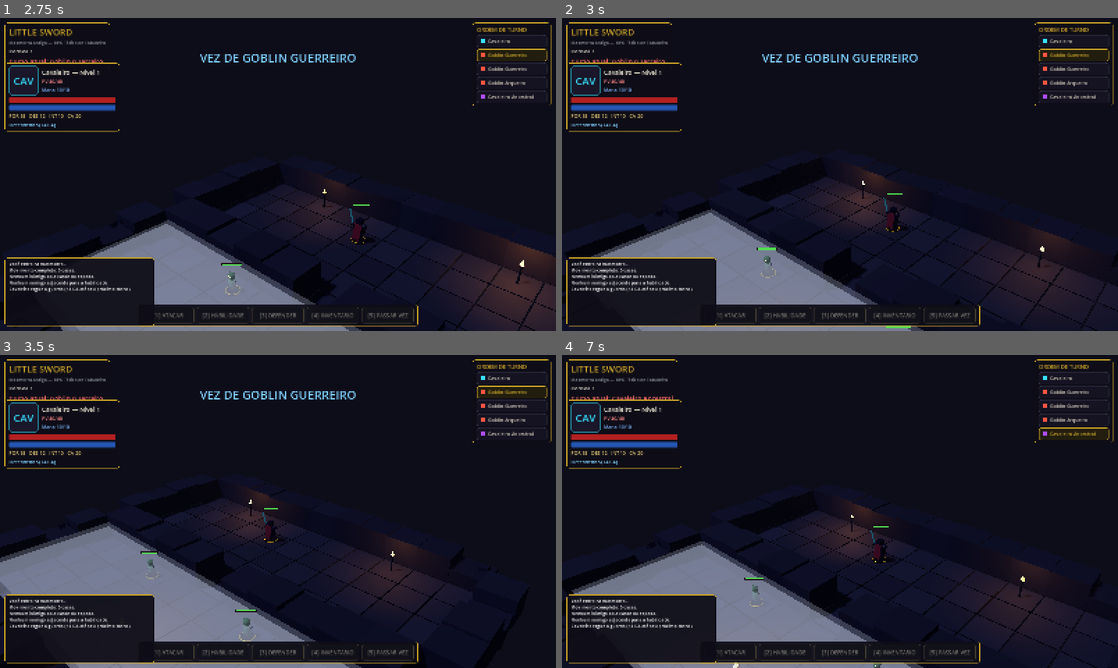
Above: before the commit, frames 1-4 (two rows, left to right).
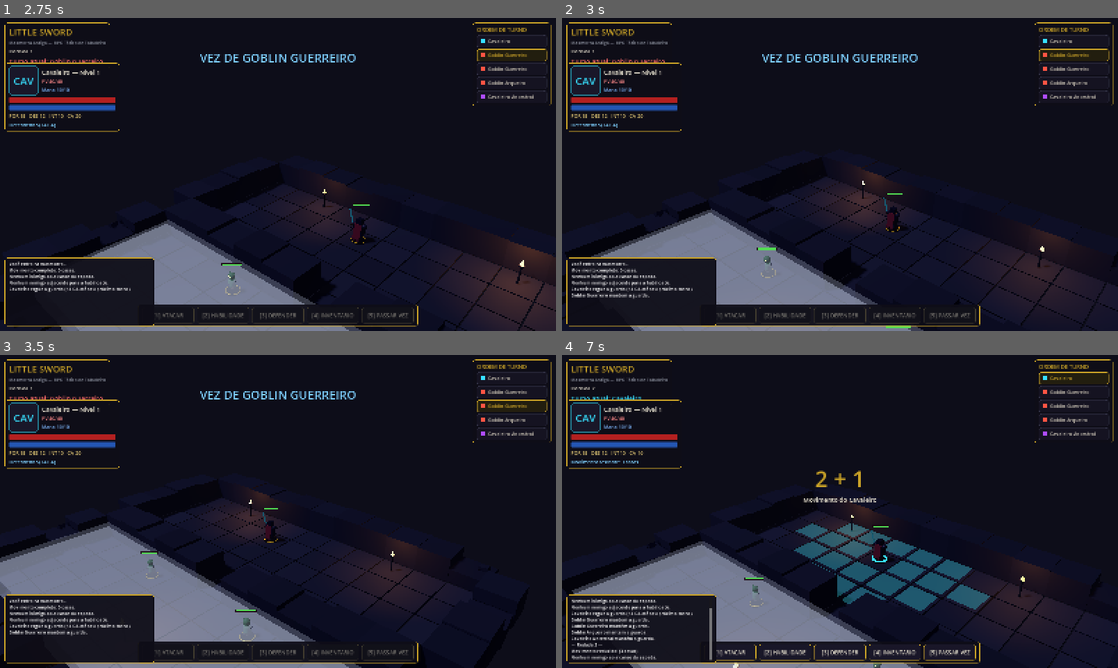
Above: after the commit, the same moments.

Repository: FalconiRod/Little-Sword
Game: Godot game, scene res://src/scenes/main.tscn
Two runs of this game, one before a commit and one after it. Both use one fixed random seed, a clock stepped at 60 frames per second and the inputs below.
Inputs (mouse positions are in pixels of both pictures, inside the frame that each line leads up to):
- Up to frame 1 (2.75 s): click "[1] ATACAR" at 0.5 s; click "[2] HABILIDADE" at 1.25 s; click "[3] DEFENDER" at 2 s
- Up to frame 2 (3 s): tap Enter at 2.75 s; move the mouse to (962, 158) at 2.77 s; hold D from 2.78 s (still down); tap 1 at 2.85 s; click (962, 158) at 2.92 s
- Up to frame 3 (3.5 s): keep holding D
- Up to frame 4 (7 s): move the mouse to (728, 527) at 3.52 s; release D at 3.53 s; hold S 3.53-4.28 s; tap one key every 0.75 s from 3.6 s: 2 3 4 5 1; click (728, 527) at 3.67 s; move the mouse to (895, 442) at 4.27 s; hold D 4.28-5.03 s; click (895, 442) at 4.42 s; move the mouse to (812, 574) at 5.02 s; hold W 5.03-5.78 s; click (812, 574) at 5.17 s; move the mouse to (1006, 558) at 5.77 s; hold A from 5.78 s (still down); click (1006, 558) at 5.92 s; move the mouse to (673, 464) at 6.52 s; click (673, 464) at 6.67 s

Frame 1 is identical in both runs. In frame 2, 0.1% of the frame differs, in the area x 1-16%, y 88-90%; in frame 3, 0.4%; in frame 4, 6.6%, in the area x 1-99%, y 1-98%.

Commit message:
v0.1.1: campo de visao + alerta inimigo, linha de visao, balanceamento do boss e fix do inventario

Diff:
--- a/project.godot
+++ b/project.godot
@@ -1,4 +1,11 @@
 ; Engine configuration file.
+; It's best edited using the editor UI and not directly,
+; since the parameters that go here are not all obvious.
+;
+; Format:
+;   [section] ; section goes between []
+;   param=value ; assign values to parameters
+
 config_version=5
 
 [application]
@@ -23,10 +30,6 @@
 window/stretch/mode="canvas_items"
 window/stretch/aspect="expand"
 
-[input_devices]
-
-pointing/emulate_touch_from_mouse=false
-
 [rendering]
 
 renderer/rendering_method="gl_compatibility"
--- a/src/autoload/combat_system.gd
+++ b/src/autoload/combat_system.gd
@@ -11,12 +11,17 @@
 	await get_tree().create_timer(1.05).timeout
 	if TurnManager.game_ended:
 		return
+	_alert_victims(target)
 	var tgt_ac: int = target.effective_ac()
 	if chk["hit"]:
 		var nota: String = skill_dmg if is_skill else attacker.dmg
 		if chk["crit"]:
 			nota = DiceManager.double_dice(nota)
 		var dmg := DiceManager.roll_notation(nota)
+		# Runas mágicas do chão amplificam golpes de quem está sobre elas.
+		if BoardGrid.special.get(attacker.grid_pos, "") == "r":
+			dmg += 2
+			EventBus.log_msg.emit("As runas amplificam o golpe! (+2)", "#37e0ff")
 		target.take_damage(dmg)
 		if chk["crit"]:
 			EventBus.log_msg.emit("ACERTO CRÍTICO! %s causa %d de dano (%d vs CA %d)." % [attacker.display_name, dmg, chk["total"], tgt_ac], "#ffd166")
@@ -33,3 +38,17 @@
 func defend(u) -> void:
 	u.defending = true
 	EventBus.log_msg.emit("%s ergue a guarda (+4 CA até seu próximo turno)." % u.display_name, "#7fd1ff")
+
+## Atacar ou ser atacado desperta: o alvo e aliados próximos entram em combate.
+func _alert_victims(target) -> void:
+	if target == null or not is_instance_valid(target) or not target.alive:
+		return
+	if target.team != "enemy" or target.alerted:
+		return
+	target.alerted = true
+	for c in BoardGrid.occupied.keys():
+		var ally = BoardGrid.occupied[c]
+		if is_instance_valid(ally) and ally.alive and ally.team == "enemy" and ally != target:
+			if BoardGrid.chebyshev(c, target.grid_pos) <= 2:
+				ally.alerted = true
+	EventBus.log_msg.emit("%s entra em combate!" % target.display_name, "#ffb84d")
--- a/src/autoload/inventory_system.gd
+++ b/src/autoload/inventory_system.gd
@@ -37,7 +37,7 @@
 
 func apply_to_unit(u) -> void:
 	u.ac = u.base_ac + ac_bonus()
-	u.atk_bonus += 0
+	u.atk_bonus = u.base_atk_bonus + atk_bonus()
 
 func equip(item_id: String) -> void:
 	if not ITEMS.has(item_id):
--- a/src/core/board_grid.gd
+++ b/src/core/board_grid.gd
@@ -72,6 +72,21 @@
 func chebyshev(a: Vector2i, b: Vector2i) -> int:
 	return max(abs(a.x - b.x), abs(a.y - b.y))
 
+## Linha de visão: amostra o segmento entre os centros das células;
+## qualquer parede no caminho bloqueia.
+func has_line_of_sight(a: Vector2i, b: Vector2i) -> bool:
+	var wa := world_pos(a) + Vector3(0, 0.5, 0)
+	var wb := world_pos(b) + Vector3(0, 0.5, 0)
+	var dist := wa.distance_to(wb)
+	if dist < 0.01:
+		return true
+	var steps := int(ceil(dist / (TILE * 0.25)))
+	for i in range(1, steps):
+		var p := wa.lerp(wb, float(i) / float(steps))
+		if not is_walkable(cell_of(p)):
+			return false
+	return true
+
 ## Células alcançáveis com `max_steps` passos ortogonais,
 ## desviando de peças. Retorna {dist, came} para reconstruir caminho.
 func compute_reachable(start: Vector2i, max_steps: int) -> Dictionary:
--- a/src/enemy/enemy_ai.gd
+++ b/src/enemy/enemy_ai.gd
@@ -4,6 +4,16 @@
 ## O arqueiro mantém distância; o boss alterna habilidades.
 
 func run_turn(u) -> void:
+	if not u.alerted:
+		var h0 = _hero()
+		if h0 != null and _can_see(u, h0):
+			u.alerted = true
+			u.spawn_float_text("!", "#ffd166")
+			EventBus.log_msg.emit("%s te avistou!" % u.display_name, "#ffb84d")
+			await get_tree().create_timer(0.35).timeout
+		else:
+			EventBus.log_msg.emit("%s mantém a guarda." % u.display_name, "#5f6472")
+			return
 	match u.id:
 		"goblin_warrior":
 			await _melee(u)
@@ -11,6 +21,12 @@
 			await _archer(u)
 		"boss_knight":
 			await _boss(u)
+
+func _can_see(u, target) -> bool:
+	var d: int = BoardGrid.chebyshev(u.grid_pos, target.grid_pos)
+	if d > u.vision_range:
+		return false
+	return BoardGrid.has_line_of_sight(u.grid_pos, target.grid_pos)
 
 func _hero():
 	for x in TurnManager.order:
@@ -65,7 +81,7 @@
 				EventBus.unit_moved.emit(u)
 				await u.animate_move(step)
 	d = BoardGrid.chebyshev(u.grid_pos, h.grid_pos)
-	if h.alive and d <= u.attack_range:
+	if h.alive and d <= u.attack_range and BoardGrid.has_line_of_sight(u.grid_pos, h.grid_pos):
 		await get_tree().create_timer(0.3).timeout
 		await CombatSystem.attack(u, h)
 
@@ -79,12 +95,12 @@
 		return
 	await get_tree().create_timer(0.3).timeout
 	var r := randf()
-	if u.hp < u.max_hp / 2 and r < 0.2:
+	if u.hp < u.max_hp / 2 and r < 0.15:
 		EventBus.combat_message.emit("Escudo Sombrio!")
 		CombatSystem.defend(u)
-	elif r < 0.42:
+	elif r < 0.3:
 		await CombatSystem.attack(u, h, "Golpe Pesado", "1d12+6")
-	elif r < 0.68:
+	elif r < 0.45:
 		await CombatSystem.attack(u, h, "Lâmina Sombria", "2d8+4")
 	else:
 		await CombatSystem.attack(u, h)
--- a/src/scenes/main.gd
+++ b/src/scenes/main.gd
@@ -47,6 +47,7 @@
 		boss = _make_unit("boss_knight", BoardGrid.spawns["B"][0])
 		units.append(boss)
 	board.boss_unit = boss
+	InventorySystem.apply_to_unit(knight)
 
 func _make_unit(id: String, cell: Vector2i) -> BoardUnit:
 	var u: BoardUnit = KnightScene.new()
@@ -86,6 +87,9 @@
 	EventBus.unit_healed.connect(func(u, _amt):
 		if u == knight:
 			hud.update_vitals(knight))
+	EventBus.inventory_changed.connect(func():
+		InventorySystem.apply_to_unit(knight)
+		hud.update_vitals(knight))
 	EventBus.turn_ended.connect(func(_u): hud.refresh_buttons(ctl))
 	EventBus.unit_moved.connect(func(_u): hud.refresh_buttons(ctl))
 	TurnManager.setup(units, ctl, ai)
--- a/src/units/unit_base.gd
+++ b/src/units/unit_base.gd
@@ -12,16 +12,19 @@
 var mana := 0
 var base_ac := 10
 var ac := 10
+var base_atk_bonus := 0
 var atk_bonus := 0
 var dmg := "1d6"
 var move_max := 4
 var moves_left := 0
 var attack_range := 1
+var vision_range := 0
 var strength := 10
 var dexterity := 10
 var intelligence := 10
 var grid_pos := Vector2i.ZERO
 var defending := false
+var alerted := false
 var alive := true
 
 var visual: Node3D
@@ -41,10 +44,12 @@
 	mana = max_mana
 	base_ac = d["ac"]
 	ac = base_ac
-	atk_bonus = d["atk_bonus"]
+	base_atk_bonus = d["atk_bonus"]
+	atk_bonus = base_atk_bonus
 	dmg = d["dmg"]
 	move_max = d["move_max"]
 	attack_range = d["attack_range"]
+	vision_range = d["vision_range"]
 	strength = d["strength"]
 	dexterity = d["dexterity"]
 	intelligence = d["intelligence"]
--- a/src/units/unit_defs.gd
+++ b/src/units/unit_defs.gd
@@ -8,10 +8,11 @@
 		"max_hp": 40,
 		"max_mana": 10,
 		"ac": 16,
-		"atk_bonus": 3,
+		"atk_bonus": 5,
 		"dmg": "1d8+3",
 		"move_max": 6,
 		"attack_range": 1,
+		"vision_range": 0,
 		"strength": 15,
 		"dexterity": 12,
 		"intelligence": 10,
@@ -27,6 +28,7 @@
 		"dmg": "1d6+1",
 		"move_max": 4,
 		"attack_range": 1,
+		"vision_range": 6,
 		"strength": 10,
 		"dexterity": 12,
 		"intelligence": 6,
@@ -42,6 +44,7 @@
 		"dmg": "1d6",
 		"move_max": 3,
 		"attack_range": 5,
+		"vision_range": 7,
 		"strength": 8,
 		"dexterity": 14,
 		"intelligence": 7,
@@ -50,13 +53,14 @@
 	"boss_knight": {
 		"display_name": "Cavaleiro Ancestral",
 		"team": "enemy",
-		"max_hp": 120,
+		"max_hp": 90,
 		"max_mana": 0,
 		"ac": 18,
 		"atk_bonus": 5,
 		"dmg": "1d12+4",
 		"move_max": 3,
 		"attack_range": 1,
+		"vision_range": 9,
 		"strength": 18,
 		"dexterity": 10,
 		"intelligence": 12,
Not shown, added: screenshots/frame.wav.import
Not shown, added: screenshots/frame00000000.png.import
Not shown, added: screenshots/frame00000001.png.import
Not shown, added: screenshots/frame00000002.png.import
Not shown, added: screenshots/frame00000003.png.import
Not shown, added: screenshots/frame00000004.png.import
Not shown, added: screenshots/frame00000005.png.import
Not shown, added: screenshots/frame00000006.png.import
Not shown, added: screenshots/frame00000007.png.import
Not shown, added: screenshots/frame00000008.png.import
Not shown, added: screenshots/frame00000009.png.import
Not shown, added: screenshots/frame00000010.png.import
(and 101 more such lines)
